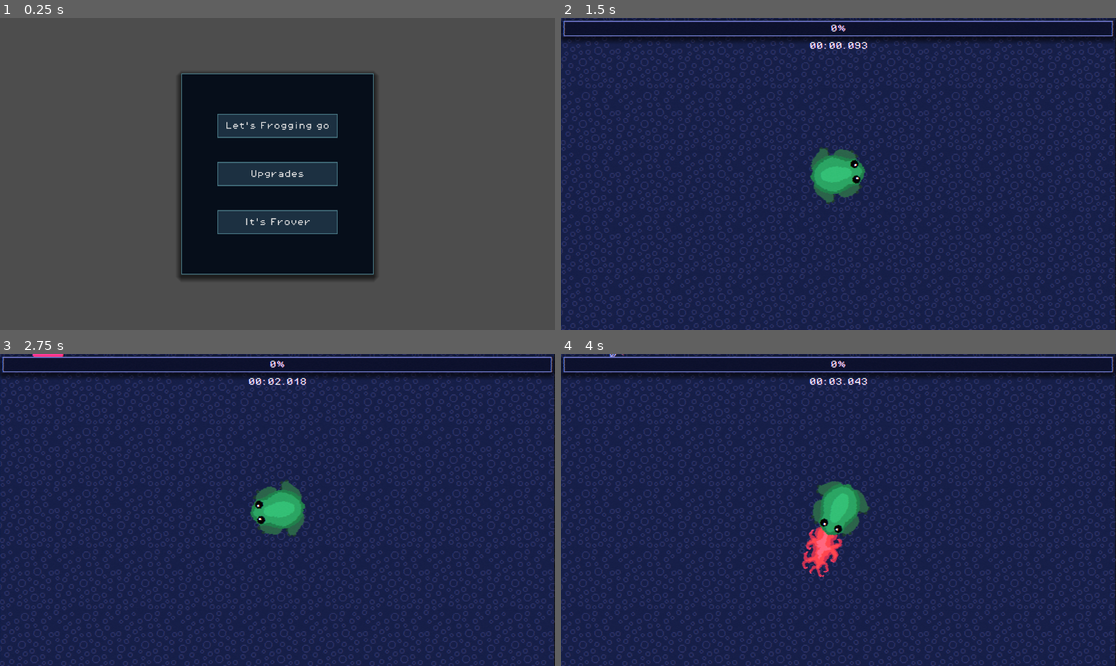
Above: before the commit, frames 1-4 (two rows, left to right).
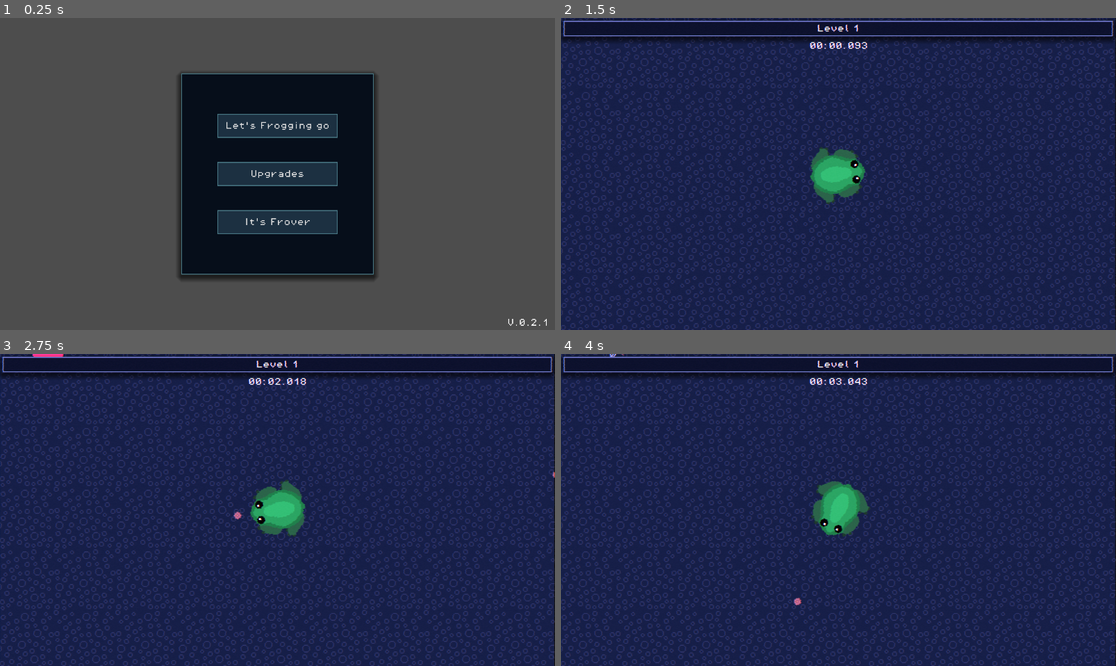
Above: after the commit, the same moments.

Repository: Jelmerrr/FrogChamp
Game: Godot game, scene res://Scenes/Main_Menu.tscn
Two runs of this game, one before a commit and one after it. Both use one fixed random seed, a clock stepped at 60 frames per second and the inputs below.
Inputs (mouse positions are in pixels of both pictures, inside the frame that each line leads up to):
- Up to frame 1 (0.25 s): no input
- Up to frame 2 (1.5 s): click "Let's Frogging go" at 0.5 s; tap Enter at 1.25 s; move the mouse to (960, 158) at 1.27 s
- Up to frame 3 (2.75 s): move the mouse to (166, 525) at 2.02 s
- Up to frame 4 (4 s): move the mouse to (894, 441) at 2.77 s; move the mouse to (810, 572) at 3.52 s

The runs differ from the first frame. In frame 1, less than 0.1% of the frame differs, in the area x 91-99%, y 96-99%; in frame 2, 0.1%; in frame 3, 0.1%; in frame 4, 0.8%, in the area x 41-54%, y 2-81%.

Commit message:
More visual and sound improvements

Diff:
--- a/Scenes/main_menu_ui.tscn
+++ b/Scenes/main_menu_ui.tscn
@@ -1,7 +1,8 @@
-[gd_scene load_steps=4 format=3 uid="uid://dnpgcyyx12uni"]
+[gd_scene load_steps=5 format=3 uid="uid://dnpgcyyx12uni"]
 
 [ext_resource type="Script" uid="uid://b52c1uqnvlt6u" path="res://Scripts/main_menu_handler.gd" id="1_q4h2x"]
 [ext_resource type="Theme" uid="uid://dl8jpjtlugjva" path="res://Assets/Themes/Custom_Button_theme.tres" id="1_ugr05"]
+[ext_resource type="FontFile" uid="uid://b3a4aqrgrxxf8" path="res://Assets/fonts/PixelOperator8.ttf" id="3_m1gix"]
 
 [sub_resource type="StyleBoxFlat" id="StyleBoxFlat_q4h2x"]
 bg_color = Color(0.0235294, 0.054902, 0.101961, 1)
@@ -85,6 +86,20 @@
 theme = ExtResource("1_ugr05")
 text = "It's Frover"
 
+[node name="Label" type="Label" parent="."]
+layout_mode = 1
+anchors_preset = 3
+anchor_left = 1.0
+anchor_top = 1.0
+anchor_right = 1.0
+anchor_bottom = 1.0
+offset_left = -99.0
+offset_top = -23.0
+grow_horizontal = 0
+grow_vertical = 0
+theme_override_fonts/font = ExtResource("3_m1gix")
+text = "V.0.2.1"
+
 [connection signal="pressed" from="Panel/Start_Game" to="." method="_on_start_game_pressed"]
 [connection signal="pressed" from="Panel/Upgrades" to="." method="_on_upgrades_pressed"]
 [connection signal="pressed" from="Panel/Quit_Game" to="." method="_on_quit_game_pressed"]
--- a/Scenes/xp_bar_ui.tscn
+++ b/Scenes/xp_bar_ui.tscn
@@ -39,3 +39,22 @@
 theme_override_fonts/font = ExtResource("1_gek4i")
 theme_override_styles/background = SubResource("StyleBoxFlat_bw2rt")
 theme_override_styles/fill = SubResource("StyleBoxFlat_xjnnq")
+show_percentage = false
+
+[node name="Label" type="Label" parent="Xp Bar"]
+layout_mode = 1
+anchors_preset = 8
+anchor_left = 0.5
+anchor_top = 0.5
+anchor_right = 0.5
+anchor_bottom = 0.5
+offset_left = -20.0
+offset_top = -11.5
+offset_right = 20.0
+offset_bottom = 11.5
+grow_horizontal = 2
+grow_vertical = 2
+theme_override_fonts/font = ExtResource("1_gek4i")
+text = "Level 1"
+horizontal_alignment = 1
+vertical_alignment = 1
--- a/Scripts/Preload/playerstat_library.gd
+++ b/Scripts/Preload/playerstat_library.gd
@@ -16,9 +16,9 @@
 
 var flamethrowerProjectilePerLevel = [1, 1, 3, 3, 5]
 
-var mudBombActive = false
+var mudBombActive = true
 var acidFlaskActive = false
-var flamethrowerActive = true
+var flamethrowerActive = false
 
 func _ready() -> void:
 	Initialize_Values()
--- /dev/null
+++ b/Scripts/Resources/TestResource.gd
@@ -0,0 +1,6 @@
+extends Resource
+
+class_name customItem
+
+@export var id: int
+@export var name: String
--- /dev/null
+++ b/Scripts/Resources/YeetItem.tres
@@ -0,0 +1,9 @@
+[gd_resource type="Resource" script_class="customItem" load_steps=2 format=3 uid="uid://bu3fblr51bfum"]
+
+[ext_resource type="Script" uid="uid://b0o3vf8qckdee" path="res://Scripts/Resources/TestResource.gd" id="1_l50c6"]
+
+[resource]
+script = ExtResource("1_l50c6")
+id = 1
+name = "Yeet"
+metadata/_custom_type_script = "uid://b0o3vf8qckdee"
--- a/Scripts/xp_bar_handler.gd
+++ b/Scripts/xp_bar_handler.gd
@@ -1,6 +1,7 @@
 extends Control
 
 @onready var xp_bar: ProgressBar = $"Xp Bar"
+@onready var label: Label = $"Xp Bar/Label"
 
 var level = 1
 
@@ -14,7 +15,8 @@
 		xp_bar.value = 0
 		level += 1
 		EventBus.on_level_up.emit(level)
-		xp_bar.max_value = 100 * pow(level, 1.8) #+ pow(2 * level, 3.14)
+		xp_bar.max_value = 100 * pow(level, 1.6) #+ pow(2 * level, 3.14)
+		label.text = "Level " + str(level)
 
 func Update_Xp(_xp):
 	xp_bar.value += _xp * MetaprogressionHandler.get_modifier("xpmodifier")
Not shown, added: Assets/Audio/SFX/Fire 2.wav.import
Not shown, added: Assets/Audio/SFX/Fire.wav.import
Not shown, added: Assets/Audio/SFX/Pickup_Chime_Oneshot_2.wav.import
Not shown, added: Scripts/Resources/TestResource.gd.uid
Not shown, added: Assets/Audio/SFX/Fire 2.wav
Not shown, added: Assets/Audio/SFX/Fire.wav
Not shown, added: Assets/Audio/SFX/Pickup_Chime_Oneshot_2.wav
